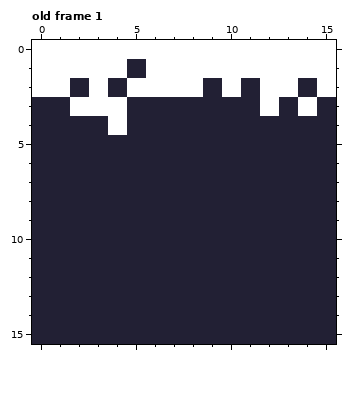
A pixel-art file gets an edit: Assets/Art/Images/Restaurant/TileGround.ase. The picture above is the old version.
16x16 pixels, 2 frames. Shown: old frame 1. The commit also changed other frames, which this record leaves out.
The same view after the edit:
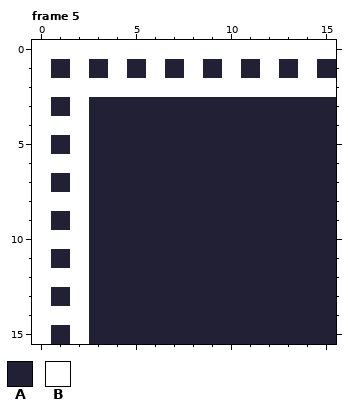
Palette (. is transparent): A #222034  B #ffffff
A new or re-ordered frame is compared with the old frame closest to it.
Difference:
frames 2 -> 5
--- frame 5 is new; against old frame 1, layers "Layer 1", "Layer 2"
@@ x 0..15 @@
  0 BBBBBBBBBBBBBBBB
- 1 BBBBBABBBBBBBBBB
- 2 BBABABBBBABABBAB
- 3 AABBBAAAAAAABABA
- 4 AAAABAAAAAAAAAAA
- 5 AAAAAAAAAAAAAAAA
- 6 AAAAAAAAAAAAAAAA
- 7 AAAAAAAAAAAAAAAA
- 8 AAAAAAAAAAAAAAAA
- 9 AAAAAAAAAAAAAAAA
-10 AAAAAAAAAAAAAAAA
-11 AAAAAAAAAAAAAAAA
-12 AAAAAAAAAAAAAAAA
-13 AAAAAAAAAAAAAAAA
-14 AAAAAAAAAAAAAAAA
-15 AAAAAAAAAAAAAAAA
+ 1 BABABABABABABABA
+ 2 BBBBBBBBBBBBBBBB
+ 3 BABAAAAAAAAAAAAA
+ 4 BBBAAAAAAAAAAAAA
+ 5 BABAAAAAAAAAAAAA
+ 6 BBBAAAAAAAAAAAAA
+ 7 BABAAAAAAAAAAAAA
+ 8 BBBAAAAAAAAAAAAA
+ 9 BABAAAAAAAAAAAAA
+10 BBBAAAAAAAAAAAAA
+11 BABAAAAAAAAAAAAA
+12 BBBAAAAAAAAAAAAA
+13 BABAAAAAAAAAAAAA
+14 BBBAAAAAAAAAAAAA
+15 BABAAAAAAAAAAAAA
